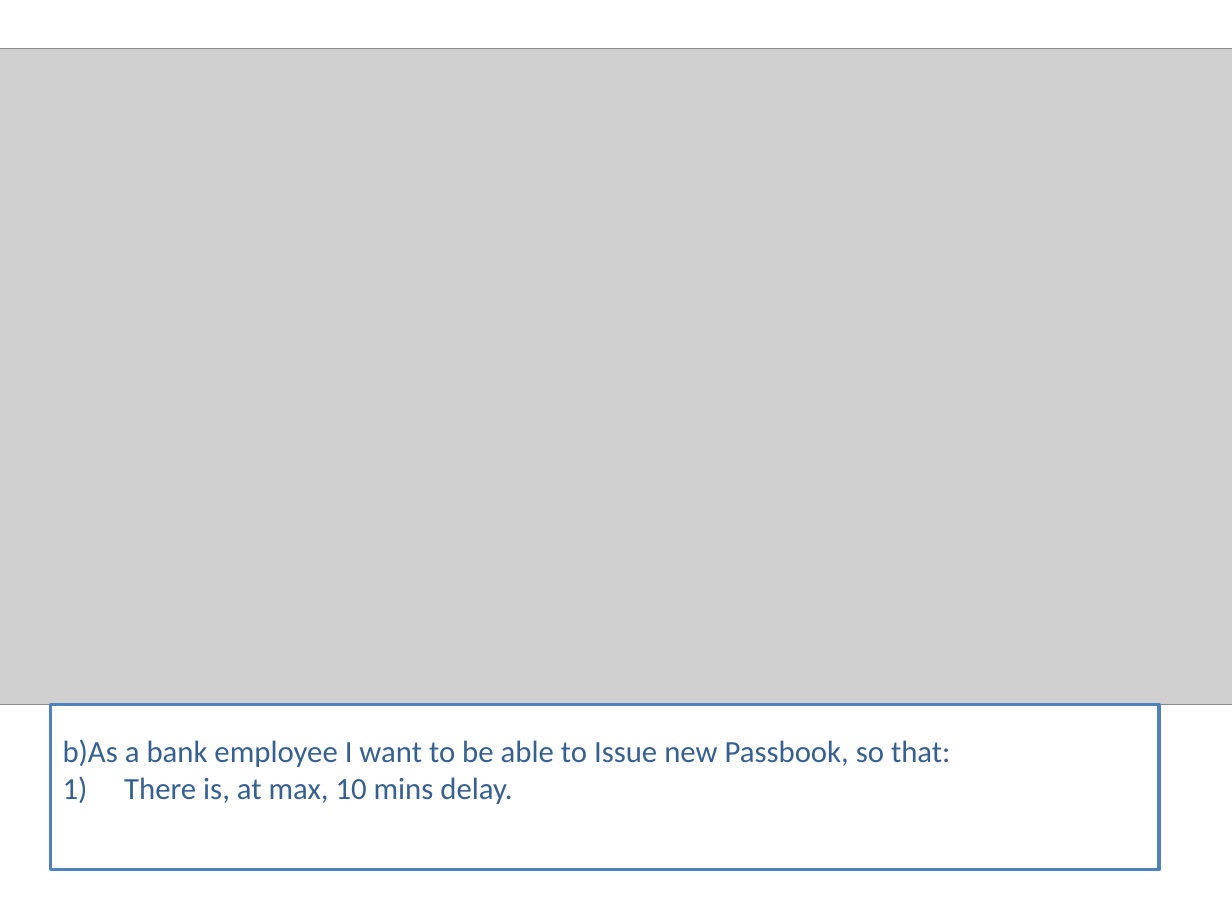
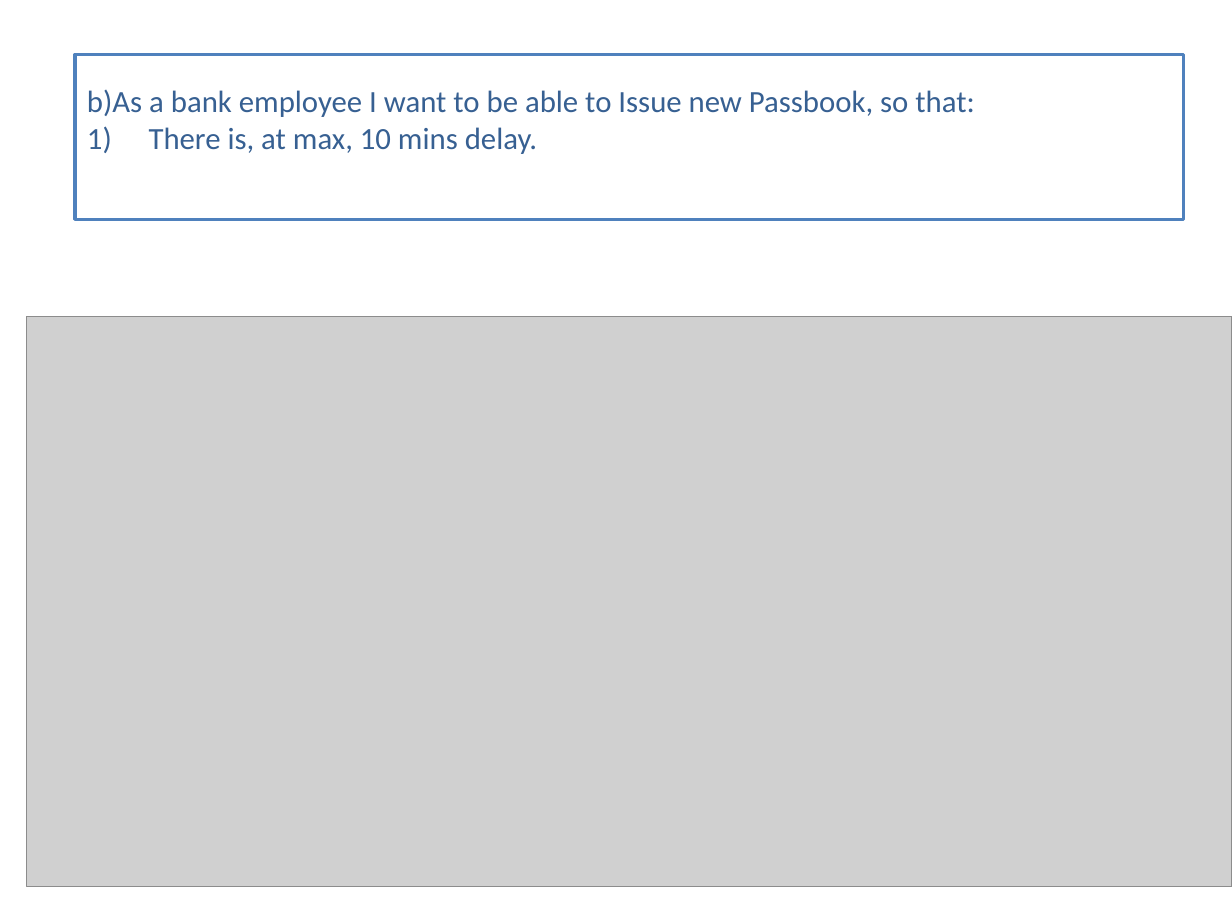
Before and after one commit to SamanwayCapg/Pecunia_codes, a slide deck: slide 8 of Presentation Ayush.pptx. Drawn at 1232x924 pixels with LibreOffice and Linux fonts; fonts in the diff are those of the drawing; grey boxes stand for pictures. Boxes give left, top, right and bottom in pixels: in the first picture for what was removed or moved away, otherwise in the second. Text is boxed around its words. In the diff, an @@ line names an element or a change of style, - is before the commit and + after.

```diff
--- a/Presentation Ayush.pptx
+++ b/Presentation Ayush.pptx
@@ picture removed at box(0, 48, 1232, 705) @@
@@ rectangle "b)As a bank employee I ...": place and size @@
-rectangle "b)As a bank employee I ..." at box(51, 705, 1159, 870)
+rectangle "b)As a bank employee I ..." at box(75, 54, 1184, 219)
@@ picture added at box(26, 317, 1232, 887) @@
```
Also in this commit, not shown: 5 other slides changed.
